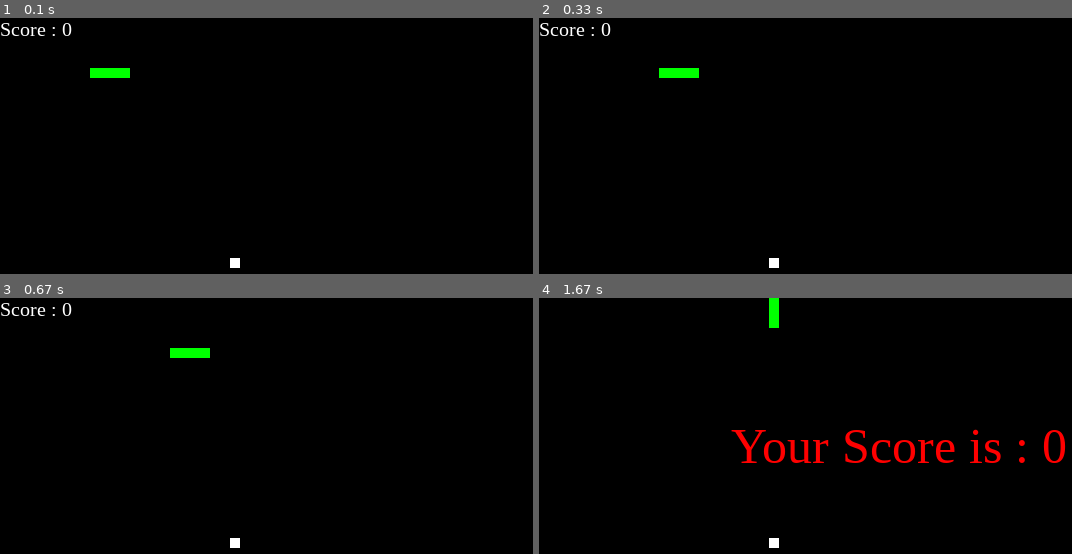
Above: before the commit, frames 1-4 (two rows, left to right).
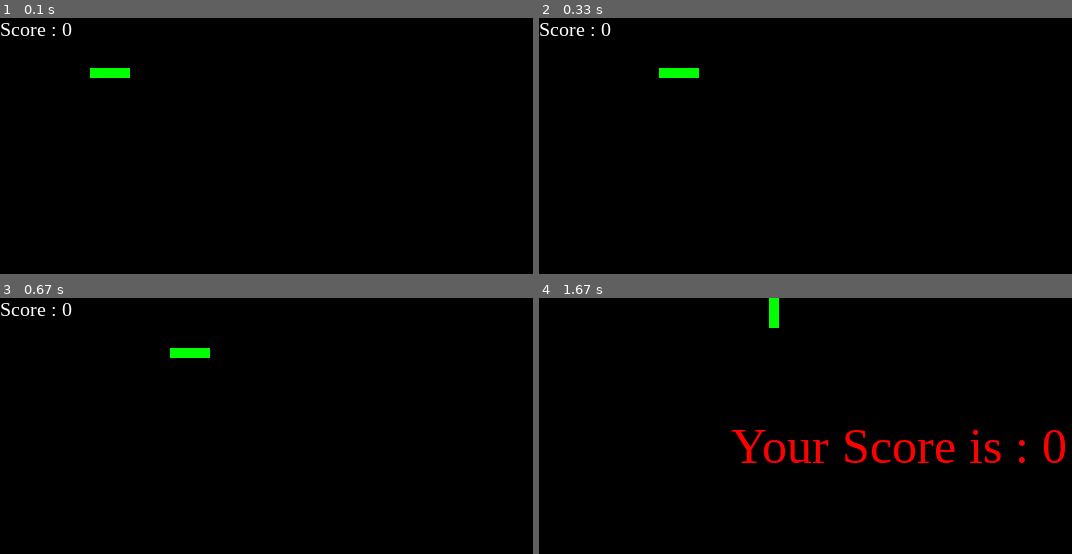
Above: after the commit, the same moments.

Repository: tur-learning/CIS1051-python
Game: pygame game, started from lab-sessions/snake/challenge/level_00/main.py
Same seed, same stepped clock (60 frames per second), same inputs: the game is played once before the commit and once after it.
Inputs:
- Up to frame 1 (0.1 s): no input
- Up to frame 2 (0.33 s): no input
- Up to frame 3 (0.67 s): no input
- Up to frame 4 (1.67 s): hold Up 0.83-1.3 s

The runs differ from the first frame. In frame 1, less than 0.1% of the frame differs, in the area x 43-46%, y 93-98%; in frame 2, less than 0.1%; in frame 3, less than 0.1%; in frame 4, less than 0.1%.

Commit message:
Few modifications

Diff:
--- a/lab-sessions/snake/challenge/level_00/main.py
+++ b/lab-sessions/snake/challenge/level_00/main.py
@@ -14,7 +14,7 @@
 change_to = direction
 
 # Setup fruit
-fruit.init()
+# #TODO
 
 # Main Function
 while True:
@@ -53,12 +53,12 @@
 	if direction == 'RIGHT':
 		snake.position[0] += 10
 
-	# Check if the fruit was eaten
+	# Check if the fruit was eaten #TODO
 	snake.move()
 
-	if fruit.spawn == False: # fruit eaten
-		game.score+=10
-		fruit.position = fruit.locate()
+	# if fruit.spawn == False: #TODO
+	# 	#TODO
+	# 	#TODO
 
 	# Fill the game background
 	game.fill(game_window)
@@ -66,8 +66,8 @@
 	# Move the snake body
 	snake.draw(game_window)
 
-	# Spawn the fruit randomly
-	fruit.draw(game_window)
+	# Spawn the fruit randomly #TODO
+	# fruit.draw(game_window)
 
 	# Game Over conditions
 	if snake.position[0] < 0 or snake.position[0] > game.window_x-10:
--- a/lab-sessions/snake/challenge/level_00/snake.py
+++ b/lab-sessions/snake/challenge/level_00/snake.py
@@ -1,6 +1,6 @@
 import pygame
 import game
-import fruit
+# import fruit #TODO
 
 # defining snake default position
 position = [100, 50]
@@ -20,21 +20,22 @@
     grow = False
 
     body.insert(0, list(position))
+    body.pop()
 
 	# Snake body growing mechanism
 	# if fruits and snakes collide then scores
 	# will be incremented by 10
 
-    grow = eat()
+    #TODO
+    # grow = eat()
 
-    if grow == False:
-        body.pop()
-        fruit.spawn = True
-    else:
-        fruit.spawn = False
+    # if grow == False:
+    #     #TODO
+    # else:
+    #     #TODO
 
-def eat():
-    if position[0] == fruit.position[0] and position[1] == fruit.position[1]:
-        return True
-    else:
-        return False
+# def eat():
+#     #TODO
+#         return True
+#     else:
+#         return False
--- /dev/null
+++ b/lab-sessions/snake/challenge/level_000/fruit.py
@@ -0,0 +1,17 @@
+# import pygame
+# import game
+
+# # Setup initial fruit position
+# #TODO
+
+# spawn = False
+
+# def init():
+#     #TODO
+
+# def draw(game_window):
+#     pygame.draw.rect(game_window, game.white, pygame.Rect(
+#                      position[0], position[1], 10, 10))
+
+# def locate():
+#     #TODO
--- /dev/null
+++ b/lab-sessions/snake/challenge/level_000/game.py
@@ -0,0 +1,101 @@
+import pygame
+import random
+import time
+
+# initial score
+score = 0
+
+# defining snake velocity
+speed = 15
+
+# defining colors
+black 	= pygame.Color(  0,   0,   0)
+white 	= pygame.Color(255, 255, 255)
+red 	= pygame.Color(255,   0,   0)
+green 	= pygame.Color(  0, 255,   0)
+
+# Window size
+window_x = 720 ; window_y = 480
+
+# FPS (frames per second) controller
+# object to help track time
+fps = pygame.time.Clock()
+
+
+def init():
+    # Initialising pygame
+    pygame.init()
+
+    # Initialise game window
+    pygame.display.set_caption('CIS 1051 Snakes')
+    game_window = pygame.display.set_mode((window_x, window_y))
+
+    return game_window
+
+
+def update(game_window):
+    # displaying score countinuously
+    show_score(1, white, 'times new roman', 20, game_window)
+
+    # Refresh game screen
+    pygame.display.update()
+
+    # Frame Per Second /Refresh Rate
+    fps.tick(speed)
+
+def random_pos():
+    pos = [random.randrange(1, (window_x//10)) * 10,
+           random.randrange(1, (window_y//10)) * 10]
+    return pos
+
+def fill(game_window):
+    game_window.fill(black)
+
+# displaying Score function
+def show_score(choice, color, font, size, game_window):
+
+	# creating font object score_font
+	score_font = pygame.font.SysFont(font, size)
+
+	# create the display surface object
+	# score_surface
+	score_surface = score_font.render('Score : ' + str(score), True, color)
+
+	# create a rectangular object for the text
+	# surface object
+	score_rect = score_surface.get_rect()
+
+	# displaying text
+	game_window.blit(score_surface, score_rect)
+
+
+# game over function
+def game_over(game_window):
+
+	# creating font object my_font
+	my_font = pygame.font.SysFont('times new roman', 50)
+
+	# creating a text surface on which text
+	# will be drawn
+	game_over_surface = my_font.render(
+		'Your Score is : ' + str(score), True, red)
+
+	# create a rectangular object for the text
+	# surface object
+	game_over_rect = game_over_surface.get_rect()
+
+	# setting position of the text
+	game_over_rect.midtop = (window_x/2, window_y/4)
+
+	# blit will draw the text on screen
+	game_window.blit(game_over_surface, game_over_rect)
+	pygame.display.flip()
+
+	# after 2 seconds we will quit the program
+	time.sleep(2)
+
+	# deactivating pygame library
+	pygame.quit()
+
+	# quit the program
+	quit()
--- a/lab-sessions/snake/solution/level_00/main.py
+++ b/lab-sessions/snake/challenge/level_000/main.py
@@ -14,7 +14,7 @@
 change_to = direction
 
 # Setup fruit
-fruit.init()
+# #TODO
 
 # Main Function
 while True:
@@ -34,6 +34,7 @@
 	# If two keys pressed simultaneously
 	# we don't want snake to move into two
 	# directions simultaneously
+
 	if change_to == 'UP' and direction != 'DOWN':
 		direction = 'UP'
 	if change_to == 'DOWN' and direction != 'UP':
@@ -53,12 +54,12 @@
 	if direction == 'RIGHT':
 		snake.position[0] += 10
 
-	# Check if the fruit was eaten
+	# Check if the fruit was eaten #TODO
 	snake.move()
 
-	if fruit.spawn == False: # fruit eaten
-		game.score+=10
-		fruit.position = fruit.locate()
+	# if fruit.spawn == False: #TODO
+	# 	#TODO
+	# 	#TODO
 
 	# Fill the game background
 	game.fill(game_window)
@@ -66,8 +67,8 @@
 	# Move the snake body
 	snake.draw(game_window)
 
-	# Spawn the fruit randomly
-	fruit.draw(game_window)
+	# Spawn the fruit randomly #TODO
+	# fruit.draw(game_window)
 
 	# Game Over conditions
 	if snake.position[0] < 0 or snake.position[0] > game.window_x-10:
--- a/lab-sessions/snake/solution/level_00/snake.py
+++ b/lab-sessions/snake/challenge/level_000/snake.py
@@ -1,6 +1,6 @@
 import pygame
 import game
-import fruit
+# import fruit #TODO
 
 # defining snake default position
 position = [100, 50]
@@ -20,21 +20,22 @@
     grow = False
 
     body.insert(0, list(position))
+    body.pop()
 
 	# Snake body growing mechanism
 	# if fruits and snakes collide then scores
 	# will be incremented by 10
 
-    grow = eat()
+    #TODO
+    # grow = eat()
 
-    if grow == False:
-        body.pop()
-        fruit.spawn = True
-    else:
-        fruit.spawn = False
+    # if grow == False:
+    #     #TODO
+    # else:
+    #     #TODO
 
-def eat():
-    if position[0] == fruit.position[0] and position[1] == fruit.position[1]:
-        return True
-    else:
-        return False
+# def eat():
+#     #TODO
+#         return True
+#     else:
+#         return False
--- a/lab-sessions/snake/challenge/level_01/fruit.py
+++ b/lab-sessions/snake/challenge/level_01/fruit.py
@@ -1,17 +1,17 @@
-# import pygame
-# import game
+import pygame
+import game
 
-# # Setup initial fruit position
-# #TODO
+# Setup initial fruit position
+position = game.random_pos()
 
-# spawn = False
+spawn = False
 
-# def init():
-#     #TODO
+def init():
+    spawn = True
 
-# def draw(game_window):
-#     pygame.draw.rect(game_window, game.white, pygame.Rect(
-#                      position[0], position[1], 10, 10))
+def draw(game_window):
+    pygame.draw.rect(game_window, game.white, pygame.Rect(
+                     position[0], position[1], 10, 10))
 
-# def locate():
-#     #TODO
+def locate():
+    return game.random_pos()
--- /dev/null
+++ b/lab-sessions/snake/solution/final/main.py
@@ -0,0 +1,84 @@
+# importing libraries
+import pygame
+
+# importing project modules
+import game
+import snake
+import fruit
+
+# Initialising game
+game_window = game.init()
+
+# setting default snake direction towards right
+direction = 'RIGHT'
+change_to = direction
+
+# Setup fruit
+fruit.init()
+
+# Main Function
+while True:
+
+	# handling key events
+	for event in pygame.event.get():
+		if event.type == pygame.KEYDOWN:
+			if event.key == pygame.K_UP:
+				change_to = 'UP'
+			if event.key == pygame.K_DOWN:
+				change_to = 'DOWN'
+			if event.key == pygame.K_LEFT:
+				change_to = 'LEFT'
+			if event.key == pygame.K_RIGHT:
+				change_to = 'RIGHT'
+
+	# If two keys pressed simultaneously
+	# we don't want snake to move into two
+	# directions simultaneously
+	if change_to == 'UP' and direction != 'DOWN':
+		direction = 'UP'
+	if change_to == 'DOWN' and direction != 'UP':
+		direction = 'DOWN'
+	if change_to == 'LEFT' and direction != 'RIGHT':
+		direction = 'LEFT'
+	if change_to == 'RIGHT' and direction != 'LEFT':
+		direction = 'RIGHT'
+
+	# Moving the snake
+	if direction == 'UP':
+		snake.position[1] -= 10
+	if direction == 'DOWN':
+		snake.position[1] += 10
+	if direction == 'LEFT':
+		snake.position[0] -= 10
+	if direction == 'RIGHT':
+		snake.position[0] += 10
+
+	# Check if the fruit was eaten
+	snake.move()
+
+	if fruit.spawn == False: # fruit eaten
+		game.score+=10
+		fruit.position = fruit.locate()
+
+	# Fill the game background
+	game.fill(game_window)
+
+	# Move the snake body
+	snake.draw(game_window)
+
+	# Spawn the fruit randomly
+	fruit.draw(game_window)
+
+	# Game Over conditions
+	if snake.position[0] < 0 or snake.position[0] > game.window_x-10:
+		game.game_over(game_window)
+	if snake.position[1] < 0 or snake.position[1] > game.window_y-10:
+		game.game_over(game_window)
+
+	# Touching the snake body
+	for block in snake.body[1:]:
+		if snake.position[0] == block[0] and snake.position[1] == block[1]:
+			game.game_over(game_window)
+
+	# Refresh game
+	game.update(game_window)
--- /dev/null
+++ b/lab-sessions/snake/solution/final/snake.py
@@ -0,0 +1,40 @@
+import pygame
+import game
+import fruit
+
+# defining snake default position
+position = [100, 50]
+
+# defining first 4 blocks of snake body
+body = [ [100, 50],
+         [ 90, 50],
+         [ 80, 50],
+         [ 70, 50] ]
+
+def draw(game_window):
+    for pos in body:
+        pygame.draw.rect(game_window, game.green,
+                         pygame.Rect(pos[0], pos[1], 10, 10))
+
+def move():
+    grow = False
+
+    body.insert(0, list(position))
+
+	# Snake body growing mechanism
+	# if fruits and snakes collide then scores
+	# will be incremented by 10
+
+    grow = eat()
+
+    if grow == False:
+        body.pop()
+        fruit.spawn = True
+    else:
+        fruit.spawn = False
+
+def eat():
+    if position[0] == fruit.position[0] and position[1] == fruit.position[1]:
+        return True
+    else:
+        return False
Renamed: lab-sessions/snake/challenge/level_00/fruit.py -> lab-sessions/snake/solution/final/fruit.py
Renamed: lab-sessions/snake/challenge/level_00/game.py -> lab-sessions/snake/solution/final/game.py
